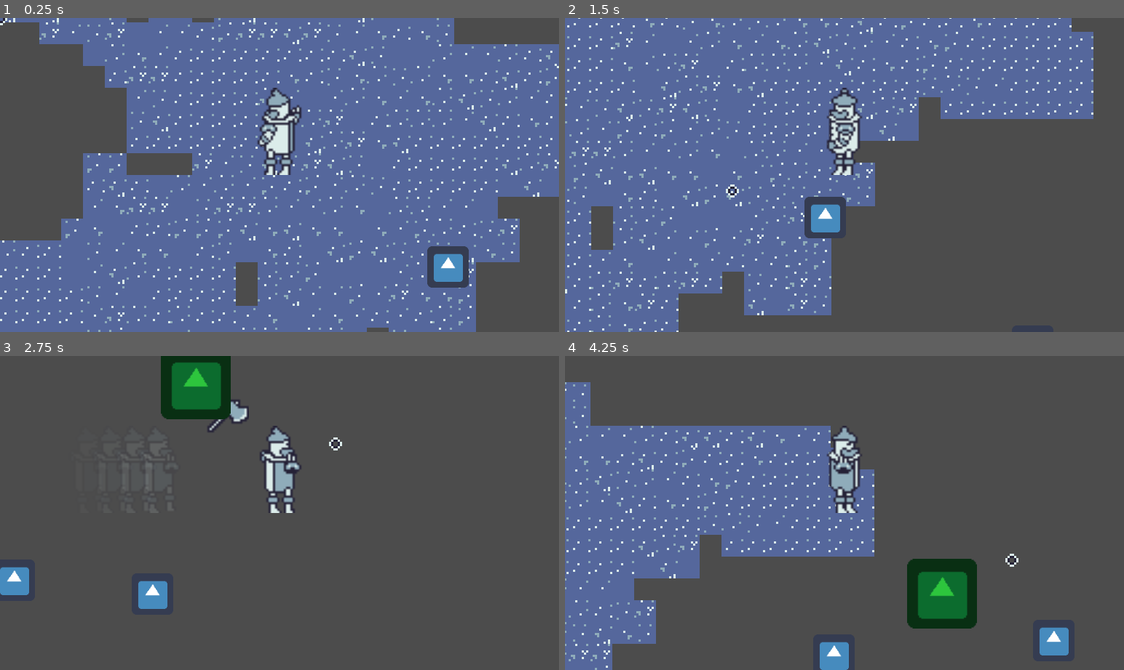
Above: before the commit, frames 1-4 (two rows, left to right).
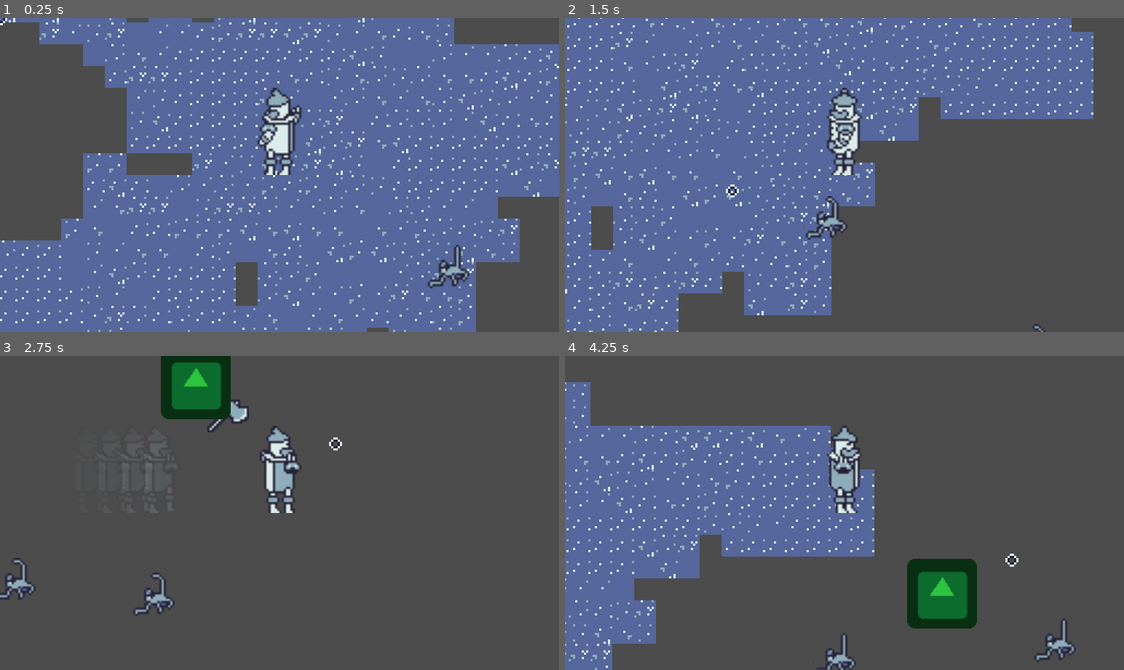
Above: after the commit, the same moments.

Repository: Travh98/GWJ_Jan2023_Heartless
Game: Godot game, scene res://levels/test_level.tscn
Two runs of this game, one before a commit and one after it. Both use one fixed random seed, a clock stepped at 60 frames per second and the inputs below. This scene is started directly instead of the project's main scene. The engine's default icon, where the game draws it, is replaced by a stand-in: a white triangle on a blue panel in a dark square.
Inputs (mouse positions are in pixels of both pictures, inside the frame that each line leads up to):
- Up to frame 1 (0.25 s): no input
- Up to frame 2 (1.5 s): tap Enter at 0.5 s; move the mouse to (967, 159) at 0.52 s; hold D (right) 0.53-1.28 s; click (967, 159) at 0.6 s; move the mouse to (732, 190) at 1.27 s; hold S (down) from 1.28 s (still down); click (732, 190) at 1.35 s
- Up to frame 3 (2.75 s): move the mouse to (335, 443) at 2.02 s; release S (down) at 2.03 s; hold D (right) from 2.03 s (still down); right-click (335, 443) at 2.1 s; click (335, 443) at 2.3 s
- Up to frame 4 (4.25 s): move the mouse to (816, 575) at 2.77 s; release D (right) at 2.78 s; hold W (up) 2.78-3.53 s; click (816, 575) at 2.85 s; move the mouse to (1012, 560) at 3.52 s; hold A (left) from 3.53 s (still down); click (1012, 560) at 3.6 s

The runs differ from the first frame. In frame 1, 0.9% of the frame differs, in the area x 76-84%, y 72-87%; in frame 2, 0.8%; in frame 3, 1.1%, in the area x 0-32%, y 64-83%; in frame 4, 1.0%.

Commit message:
Monke enemy sprites and damage effects

Diff:
--- a/actors/axe_swing_attack.gd
+++ b/actors/axe_swing_attack.gd
@@ -26,6 +26,7 @@
 		# Damage the monkey, knock it back
 		print("Hit monkey for", damage)
 		emit_signal("enemy_damage", "FlyingMonkey", damage)
+		(body as FlyingMonkey).set_damage(true, damage)
 
 func despawn() -> void:
 	queue_free()
--- a/actors/flying_monkey/flying_monkey.gd
+++ b/actors/flying_monkey/flying_monkey.gd
@@ -5,10 +5,12 @@
 var circling_rotate_speed := 0.5
 var attacking_distance := 80
 var detection_radius := 50
+var health := 200
 
 var velocity := Vector2.ZERO
 var direction := Vector2.ZERO
 var target: Node2D
+var monke_damaged : bool = false
 
 var delta_degrees: float = 0 		# used to get a smooth rotation around target
 var swoop_target:= Vector2.ZERO
@@ -24,6 +26,9 @@
 onready var detection_collision: CollisionShape2D = $DetectionArea/DetectionAreaCollision
 onready var swoop_timer: Timer = $SwoopTimer
 onready var move_to_sprite: Sprite = $MoveToSprite # Used for debugging
+onready var animated_sprite: AnimatedSprite = $SpriteMonke
+onready var animated_damage: AnimatedSprite = $SpriteMonkeDamage
+onready var damaged_reset_timer: Timer = $DamageTimer
 
 onready var rng = RandomNumberGenerator.new()
 var clockwise_rotation : bool = false
@@ -39,6 +44,8 @@
 
 	detection_area.connect("body_entered", self, "on_detection_area_entered")
 	detection_collision.shape.set("radius", detection_radius)
+	damaged_reset_timer.connect("timeout", self, "_on_DamageTimer_timeout")
+	animated_damage.visible = false
 
 func _process(delta):
 	if target == null:
@@ -82,10 +89,25 @@
 #	if(body is PlayerCharacter):
 	target = body
 
+func set_damage(damaged : bool, damage_value : int) -> void:
+	change_damaged_state(damaged)
+	if damage_value > 0:
+		health -= damage_value
+	if damaged:
+		damaged_reset_timer.start()
+
+func change_damaged_state(damaged : bool) -> void:
+	monke_damaged = damaged
+	animated_damage.visible = monke_damaged
+	animated_sprite.visible = !monke_damaged
+
 func state_change(new_state):
 #	print("Changing state to:", new_state)
 	my_state = new_state
 
+func _on_DamageTimer_timeout():
+	change_damaged_state(false)
+
 func _on_SwoopTimer_timeout():
 	swoop_target = target.global_transform.origin + Vector2(attacking_distance * sin(get_angle_to(target.global_transform.origin)), attacking_distance * cos(get_angle_to(target.global_transform.origin))) # Monkey Attack Option A
 	state_change(States.Swoop)
--- a/actors/flying_monkey/flying_monkey.tscn
+++ b/actors/flying_monkey/flying_monkey.tscn
@@ -1,10 +1,79 @@
-[gd_scene load_steps=5 format=2]
+[gd_scene load_steps=20 format=2]
 
 [ext_resource path="res://icon.png" type="Texture" id=1]
 [ext_resource path="res://actors/flying_monkey/flying_monkey.gd" type="Script" id=2]
+[ext_resource path="res://assets/images/monke/monke_static.png" type="Texture" id=3]
+[ext_resource path="res://assets/images/monke/monke_hit2.png" type="Texture" id=4]
+[ext_resource path="res://assets/images/monke/monke.png" type="Texture" id=5]
 
 [sub_resource type="RectangleShape2D" id=1]
 extents = Vector2( 8, 6 )
+
+[sub_resource type="AtlasTexture" id=10]
+flags = 4
+atlas = ExtResource( 5 )
+region = Rect2( 0, 0, 20, 20 )
+
+[sub_resource type="AtlasTexture" id=11]
+flags = 4
+atlas = ExtResource( 5 )
+region = Rect2( 20, 0, 20, 20 )
+
+[sub_resource type="AtlasTexture" id=12]
+flags = 4
+atlas = ExtResource( 5 )
+region = Rect2( 40, 0, 20, 20 )
+
+[sub_resource type="AtlasTexture" id=13]
+flags = 4
+atlas = ExtResource( 5 )
+region = Rect2( 60, 0, 20, 20 )
+
+[sub_resource type="AtlasTexture" id=14]
+flags = 4
+atlas = ExtResource( 5 )
+region = Rect2( 80, 0, 20, 20 )
+
+[sub_resource type="SpriteFrames" id=3]
+animations = [ {
+"frames": [ SubResource( 10 ), SubResource( 11 ), SubResource( 12 ), SubResource( 13 ), SubResource( 14 ) ],
+"loop": true,
+"name": "default",
+"speed": 5.0
+} ]
+
+[sub_resource type="AtlasTexture" id=4]
+flags = 4
+atlas = ExtResource( 4 )
+region = Rect2( 0, 0, 20, 20 )
+
+[sub_resource type="AtlasTexture" id=5]
+flags = 4
+atlas = ExtResource( 4 )
+region = Rect2( 20, 0, 20, 20 )
+
+[sub_resource type="AtlasTexture" id=6]
+flags = 4
+atlas = ExtResource( 4 )
+region = Rect2( 40, 0, 20, 20 )
+
+[sub_resource type="AtlasTexture" id=7]
+flags = 4
+atlas = ExtResource( 4 )
+region = Rect2( 60, 0, 20, 20 )
+
+[sub_resource type="AtlasTexture" id=8]
+flags = 4
+atlas = ExtResource( 4 )
+region = Rect2( 80, 0, 20, 20 )
+
+[sub_resource type="SpriteFrames" id=9]
+animations = [ {
+"frames": [ SubResource( 4 ), SubResource( 5 ), SubResource( 6 ), SubResource( 7 ), SubResource( 8 ) ],
+"loop": true,
+"name": "default",
+"speed": 5.0
+} ]
 
 [sub_resource type="CircleShape2D" id=2]
 
@@ -17,10 +86,24 @@
 position = Vector2( 0, -6 )
 shape = SubResource( 1 )
 
+[node name="SpriteMonke" type="AnimatedSprite" parent="."]
+position = Vector2( 0, -10 )
+frames = SubResource( 3 )
+frame = 1
+playing = true
+
+[node name="SpriteMonkeDamage" type="AnimatedSprite" parent="."]
+visible = false
+position = Vector2( 0, -10 )
+frames = SubResource( 9 )
+frame = 3
+playing = true
+
 [node name="Sprite" type="Sprite" parent="."]
+visible = false
 position = Vector2( -1.90735e-06, -10 )
 scale = Vector2( 0.296875, 0.296875 )
-texture = ExtResource( 1 )
+texture = ExtResource( 3 )
 
 [node name="DetectionArea" type="Area2D" parent="."]
 collision_layer = 0
@@ -33,6 +116,10 @@
 process_mode = 0
 one_shot = true
 
+[node name="DamageTimer" type="Timer" parent="."]
+process_mode = 0
+one_shot = true
+
 [node name="MoveToSprite" type="Sprite" parent="."]
 visible = false
 modulate = Color( 0.964706, 0.427451, 0.427451, 1 )
Binary file added: assets/images/monke/monke.png
Not shown, added: assets/images/monke/monke.png.import
Binary file added: assets/images/monke/monke_hit.png
Not shown, added: assets/images/monke/monke_hit.png.import
Binary file added: assets/images/monke/monke_hit2.png
Not shown, added: assets/images/monke/monke_hit2.png.import
Binary file added: assets/images/monke/monke_static.png
Not shown, added: assets/images/monke/monke_static.png.import
